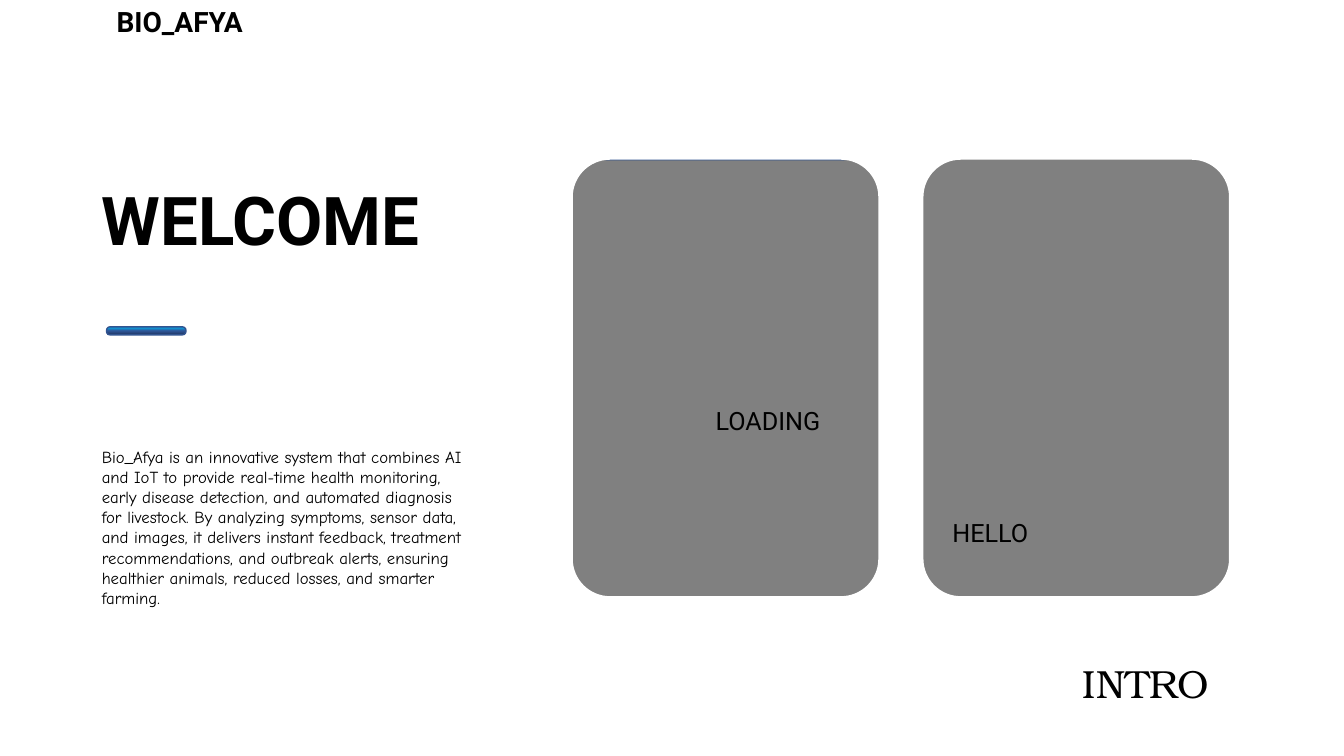
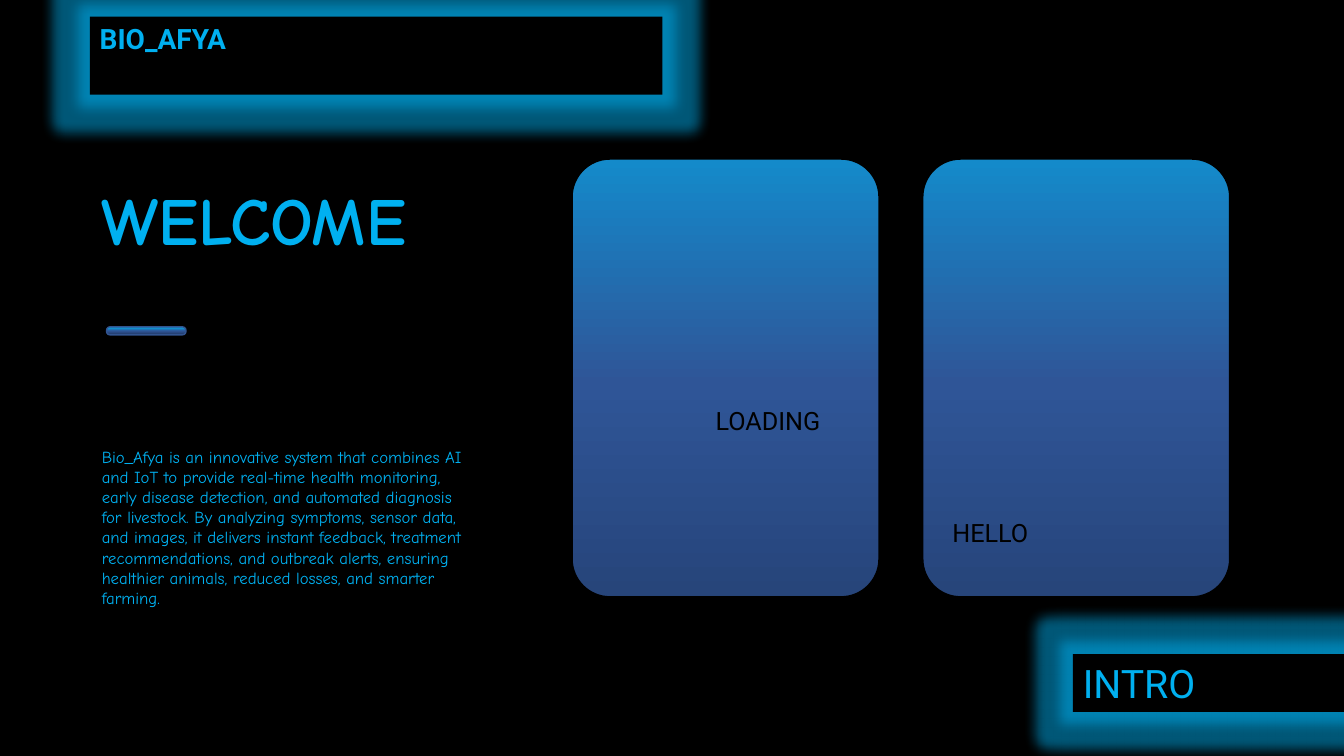
Before and after one commit to Mmust-Ihub/Bioafya, a slide deck: slide 3 of Presentation1.pptx. Drawn at 1344x756 pixels with LibreOffice and Linux fonts; fonts in the diff are those of the drawing; grey boxes stand for pictures; background and template pictures are left out. Boxes give left, top, right and bottom in pixels: in the first picture for what was removed or moved away, otherwise in the second. Text is boxed around its words. In the diff, an @@ line names an element or a change of style, - is before the commit and + after.

Commit message:
Add files via upload
An update On the Bio_Afya Presentation😀

```diff
--- a/Presentation1.pptx
+++ b/Presentation1.pptx
@@ background #808080 to gradient #00B0F0 to #2F5597 to #203864 @@
@@ freeform shape at <box>0,0,1344,756</box>: fill #FFFFFF to #000000 @@
@@ rectangle "BIO_AFYA": place and size @@
-rectangle "BIO_AFYA" at <box>117,11,243,35</box>
+rectangle "BIO_AFYA" at <box>90,17,662,95</box>
@@ rectangle "BIO_AFYA" at <box>90,17,662,95</box>: text colour #000000 to #00B0F0; fill none to #000000 @@
@@ picture: place and size @@
-picture at <box>573,0,878,160</box>
+picture at <box>572,0,877,126</box>
@@ text "WELCOME" at <box>102,199,406,246</box>: font Roboto to Comic Neue, text colour #000000 to #00B0F0 @@
@@ text "Bio_Afya is an innovative system ..." at <box>102,451,461,607</box>: text colour #000000 to #00B0F0 @@
@@ rectangle "INTRO": place and size @@
-rectangle "INTRO" at <box>1083,670,1209,699</box>
+rectangle "INTRO" at <box>1073,654,1344,712</box>
@@ rectangle "INTRO" at <box>1073,654,1344,712</box>: font TeX Gyre Bonum to Roboto, text colour #000000 to #00B0F0; fill none to #000000 @@
@@ 4 rounded rectangles, 1 text, 1 freeform shape: place and size @@
-4 rounded rectangles, 1 text, 1 freeform shape at <box>914,602,1220,756</box>
+4 rounded rectangles, 1 text, 1 freeform shape at <box>919,635,1224,756</box>
@@ text removed at <box>927,725,1215,756</box> @@
-The Challenge in Livestock Health Management
```
Also in this commit, not shown: 12 other slides changed, 1 slide added.
